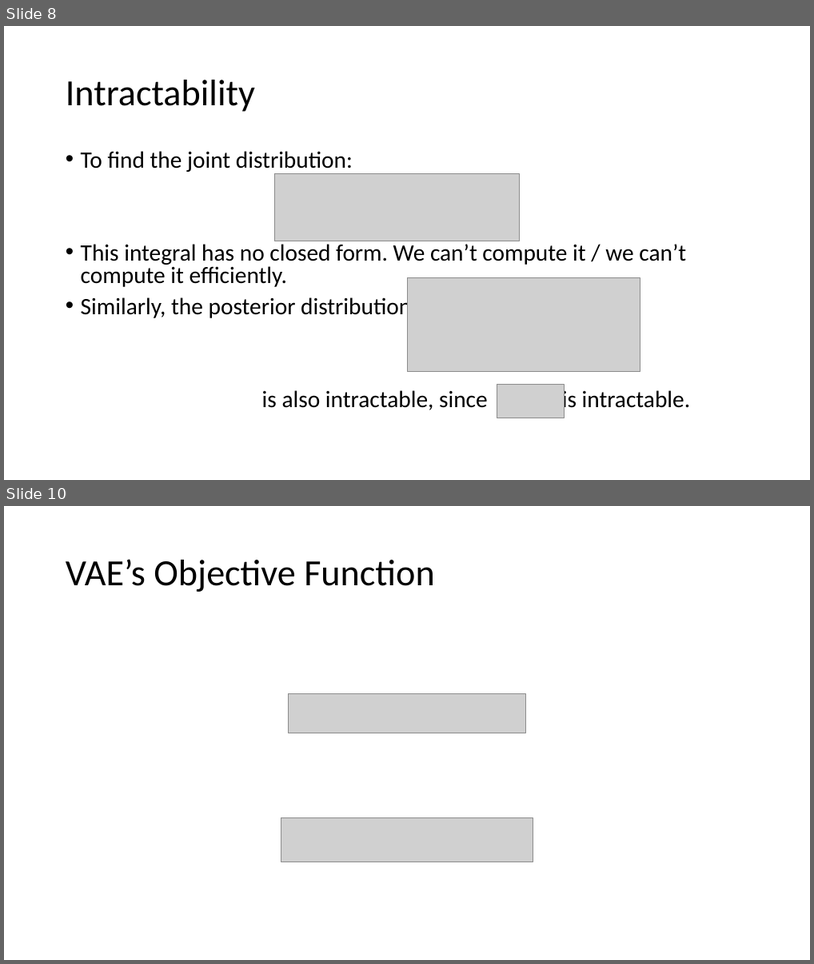
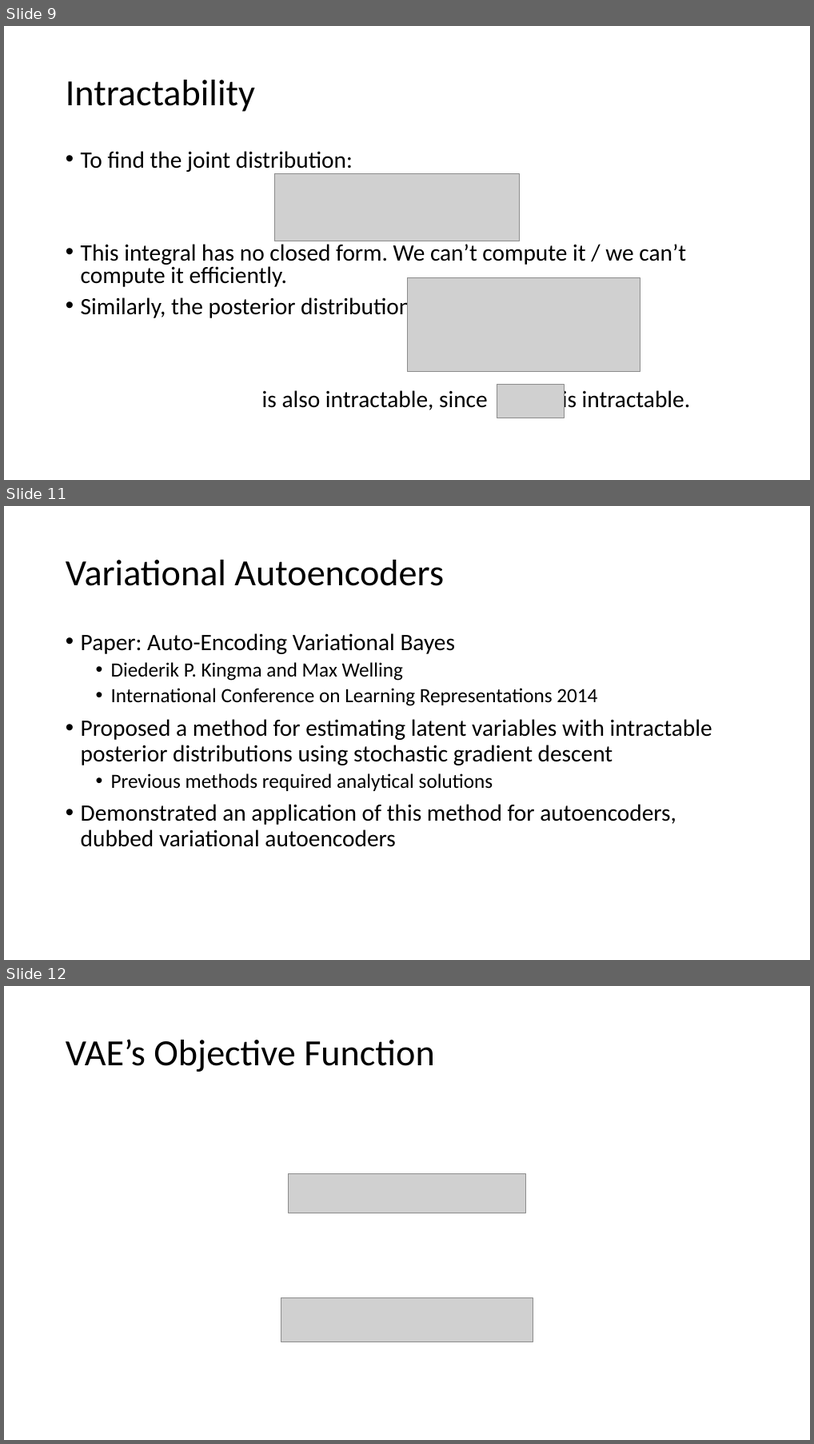
Before and after one commit to ZhiqiEliWang/csci4968-VAE-project, a slide deck: Slides/lecture-slides.pptx. Shown one above the other, each under a label of ours: slides 8 and 10 before the commit, slides 9, 11 and 12 after it; the slides between them are not shown. The pictures are 814x964 and 814x1444 pixels, drawn with LibreOffice and Linux fonts; fonts in the diff are those of the drawing; grey boxes stand for pictures. Boxes give left, top, right and bottom in pixels: in the first picture for what was removed or moved away, otherwise in the second. Text is boxed around its words. In the diff, an @@ line names an element or a change of style, - is before the commit and + after.

Commit message:
Added more slides

```diff
--- a/Slides/lecture-slides.pptx
+++ b/Slides/lecture-slides.pptx
@@ slide 11 added at box(4, 506, 810, 960), background #FFFFFF @@
@@ title added at box(66, 560, 444, 586), 44 pt, text #000000 @@
+Variational Autoencoders
@@ text added at box(81, 633, 713, 847), 28 pt, text #000000 @@
+• Paper: Auto-Encoding Variational Bayes
+  • Diederik P. Kingma and Max Welling
+  • International Conference on Learning Representations 2014
+• Proposed a method for estimating latent variables with intractable posterior distributions using stochastic gradient descent
+  • Previous methods required analytical solutions
+• Demonstrated an application of this method for autoencoders, dubbed variational autoencoders
@@ what was slide 8 is now slide 9 @@
@@ what was slide 10 is now slide 12 @@
```
Also in this commit, not shown: 1 other slide added.
